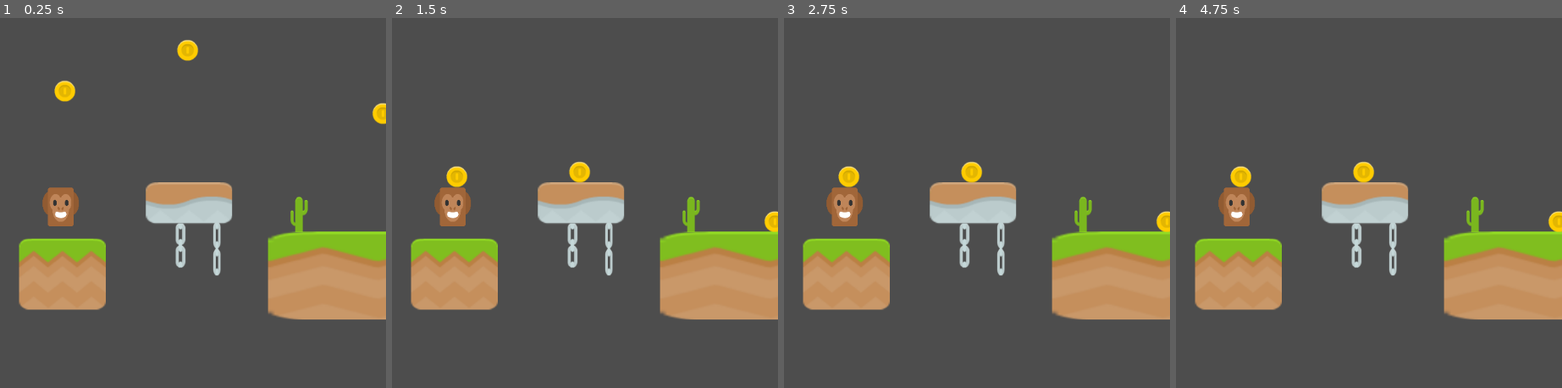
Above: before the commit, frames 1-4 (left to right).
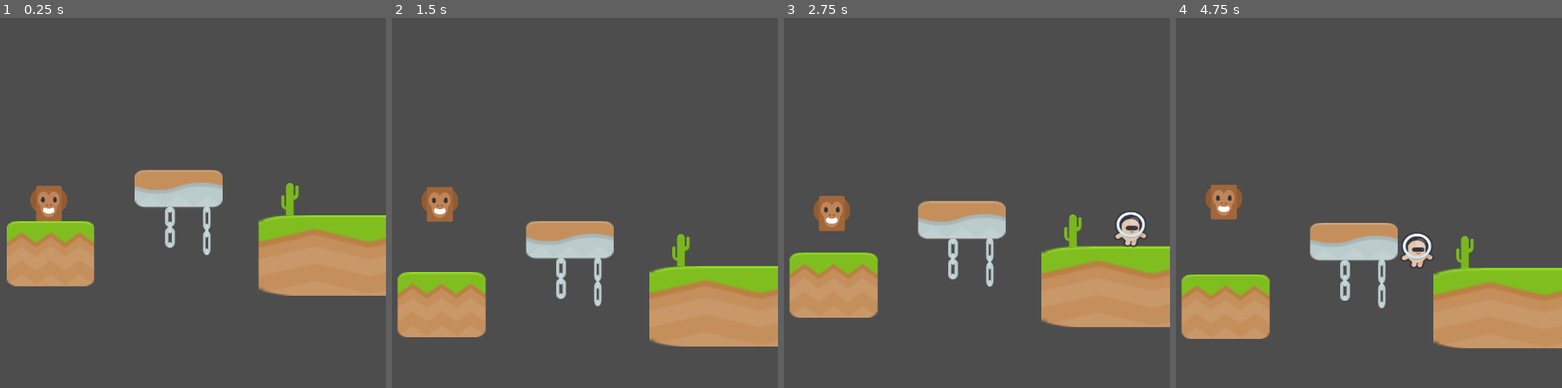
Above: after the commit, the same moments.

Repository: Sarasg05/Videojuego
Game: Godot game, scene res://niveles/nivel_1.tscn
Two runs of this game, one before a commit and one after it. Both use one fixed random seed, a clock stepped at 60 frames per second and the inputs below.
Inputs:
- Up to frame 1 (0.25 s): no input
- Up to frame 2 (1.5 s): tap Enter (ui_accept) at 0.5, 0.6 s; hold Right (ui_right) from 0.53 s (still down); tap Space (saltar, bound only after the commit) at 0.77, 0.8, 1.07, 1.35 s
- Up to frame 3 (2.75 s): tap Space (saltar, bound only after the commit) at 1.52, 1.82, 2.3 s; tap Enter (ui_accept) at 1.55, 2.1 s; release Right (ui_right) at 2.03 s; hold Left (ui_left) from 2.03 s (still down)
- Up to frame 4 (4.75 s): release Left (ui_left) at 2.78 s; hold Right (ui_right) 2.78-4.28 s; tap Enter (ui_accept) at 2.85, 4.35 s; tap Space (saltar, bound only after the commit) at 3.02, 3.32, 3.6, 3.77, 4.07, 4.52 s; hold Left (ui_left) from 4.28 s (still down)

The runs differ from the first frame. In frame 1, 16% of the frame differs, in the area x 1-100%, y 5-82%; in frame 2, 20%; in frame 3, 14%; in frame 4, 21%, in the area x 1-100%, y 38-90%.

Commit message:
Crear enemigo

Diff:
--- /dev/null
+++ b/videojuego/enemigo.gd
@@ -0,0 +1,60 @@
+class_name Enemigo
+extends CharacterBody2D
+
+# --- CONFIGURACIÓN ---
+const RUN := 90
+const GRAVEDAD := 98
+const SPEED := 190   # Velocidad cuando persigue al jugador
+const FOLLOW_DISTANCE := 220  # Distancia para empezar a perseguir
+
+var player: Node2D = null
+
+
+func _ready() -> void:
+	# Movimiento inicial
+	velocity.x = -RUN
+	$AnimatedSprite2D.play("run")
+
+	# Buscar jugador en grupo
+	var players = get_tree().get_nodes_in_group("player")
+	if players.size() > 0:
+		player = players[0]
+	else:
+		push_warning("No hay un nodo en el grupo 'player'")
+
+
+func _physics_process(delta: float) -> void:
+	# Aplicar gravedad siempre
+	velocity.y += GRAVEDAD * delta
+
+	# Rebotar en paredes (solo cuando NO persigue al jugador)
+	if is_on_wall() and not is_following_player():
+		velocity.x = -velocity.x
+
+	# Perseguir jugador si está cerca
+	if is_following_player():
+		follow_player()
+
+	# Ajustar dirección del sprite
+	$AnimatedSprite2D.flip_h = velocity.x > 0
+
+	# Mover
+	move_and_slide()
+
+
+# --- Lógica de persecución ---
+func is_following_player() -> bool:
+	if player == null:
+		return false
+
+	return global_position.distance_to(player.global_position) < FOLLOW_DISTANCE
+
+
+func follow_player() -> void:
+	var dir := (player.global_position - global_position).normalized()
+	velocity = dir * SPEED
+
+
+# --- Destruir enemigo ---
+func destroy() -> void:
+	queue_free()
--- /dev/null
+++ b/videojuego/enemigos/enemigo.tscn
@@ -0,0 +1,39 @@
+[gd_scene load_steps=6 format=3 uid="uid://6v2uyjip2fip"]
+
+[ext_resource type="Script" uid="uid://cgnq21mo147gi" path="res://enemigo.gd" id="1_bvf6m"]
+[ext_resource type="Texture2D" uid="uid://rn5xh83bp1c8" path="res://assests/enemies/character_beige_walk_a.png" id="2_dnjyr"]
+[ext_resource type="Texture2D" uid="uid://br65gpqg4ocjc" path="res://assests/enemies/character_beige_walk_b.png" id="3_dnjyr"]
+
+[sub_resource type="RectangleShape2D" id="RectangleShape2D_s4uwk"]
+size = Vector2(79, 90.5)
+
+[sub_resource type="SpriteFrames" id="SpriteFrames_s4uwk"]
+animations = [{
+"frames": [],
+"loop": true,
+"name": &"default",
+"speed": 5.0
+}, {
+"frames": [{
+"duration": 1.0,
+"texture": ExtResource("2_dnjyr")
+}, {
+"duration": 1.0,
+"texture": ExtResource("3_dnjyr")
+}],
+"loop": true,
+"name": &"run",
+"speed": 5.0
+}]
+
+[node name="Enemigo" type="CharacterBody2D"]
+script = ExtResource("1_bvf6m")
+
+[node name="CollisionShape2D" type="CollisionShape2D" parent="."]
+position = Vector2(13.5, 10.25)
+shape = SubResource("RectangleShape2D_s4uwk")
+
+[node name="AnimatedSprite2D" type="AnimatedSprite2D" parent="."]
+position = Vector2(13, -6)
+sprite_frames = SubResource("SpriteFrames_s4uwk")
+animation = &"run"
--- a/videojuego/niveles/camera_2d.gd
+++ b/videojuego/niveles/camera_2d.gd
@@ -1,11 +1,10 @@
 extends Camera2D
 
+@export var object_to_follow:Node2D
 
-# Called when the node enters the scene tree for the first time.
-func _ready() -> void:
-	pass # Replace with function body.
+func _process(delta):
+	if object_to_follow:
+		position = object_to_follow.position
 
-
-# Called every frame. 'delta' is the elapsed time since the previous frame.
-func _process(delta: float) -> void:
+func _physics_process(delta):
 	pass
--- a/videojuego/niveles/nivel_1.tscn
+++ b/videojuego/niveles/nivel_1.tscn
@@ -1,15 +1,16 @@
-[gd_scene load_steps=7 format=3 uid="uid://chvw8vn4al55"]
+[gd_scene load_steps=9 format=3 uid="uid://chvw8vn4al55"]
 
 [ext_resource type="PackedScene" uid="uid://bxdvqu3wfulch" path="res://suelo/suelohierba.tscn" id="1_eu3iu"]
 [ext_resource type="PackedScene" uid="uid://boo1jvnjd0k2p" path="res://suelo/plataforma.tscn" id="3_adjju"]
-[ext_resource type="PackedScene" uid="uid://iwighs33vqw0" path="res://enemigos/armas_enemigos/moneda.tscn" id="4_1oike"]
 [ext_resource type="PackedScene" uid="uid://cqjilcdwb3ju1" path="res://personaje/personaje.tscn" id="4_eu3iu"]
 [ext_resource type="Texture2D" uid="uid://u804qlookwth" path="res://assests/decoration/cactus.png" id="5_adjju"]
 [ext_resource type="Texture2D" uid="uid://cgcjfmktpftwy" path="res://assests/decoration/chain.png" id="6_1oike"]
+[ext_resource type="Script" uid="uid://4o8kl1gqytfs" path="res://personaje/personaje.gd" id="7_yi6tr"]
+[ext_resource type="Script" uid="uid://dhq7b77osgkn7" path="res://niveles/camera_2d.gd" id="8_uxua8"]
+[ext_resource type="PackedScene" uid="uid://6v2uyjip2fip" path="res://enemigos/enemigo.tscn" id="8_yi6tr"]
 
 [node name="Nivel1" type="Node2D"]
-position = Vector2(113, 477)
-scale = Vector2(0.1709979, 0.2547703)
+scale = Vector2(0.17295799, 0.2332043)
 
 [node name="decoracion" type="Node2D" parent="."]
 scale = Vector2(0.998652, 1)
@@ -44,17 +45,17 @@
 position = Vector2(3836, 514.99994)
 scale = Vector2(3.8076546, 1.2392768)
 
-[node name="moneda" parent="." instance=ExtResource("4_1oike")]
-position = Vector2(170, -836)
-
-[node name="moneda2" parent="." instance=ExtResource("4_1oike")]
-position = Vector2(1393, -1109)
-
-[node name="moneda3" parent="." instance=ExtResource("4_1oike")]
-position = Vector2(3338, -686)
-
 [node name="Personaje" parent="." instance=ExtResource("4_eu3iu")]
 position = Vector2(128.65656, 54.951477)
+script = ExtResource("7_yi6tr")
+speed = 250
 
-[node name="Camera2D" type="Camera2D" parent="Personaje"]
-position = Vector2(-128.65656, -54.951416)
+[node name="Enemigo" parent="." instance=ExtResource("8_yi6tr")]
+position = Vector2(4450.347, -478.86273)
+scale = Vector2(4.028061, 2.6460524)
+
+[node name="Camera2D" type="Camera2D" parent="." node_paths=PackedStringArray("object_to_follow")]
+position_smoothing_enabled = true
+position_smoothing_speed = 10.0
+script = ExtResource("8_uxua8")
+object_to_follow = NodePath("../Personaje")
--- a/videojuego/personaje/personaje.gd
+++ b/videojuego/personaje/personaje.gd
@@ -1,25 +1,24 @@
+class_name Personaje
 extends CharacterBody2D
 
+@export var speed = 200
+@export var jump_speed = 400
+@export var gravity = 800
 
-const SPEED = 300.0
-const JUMP_VELOCITY = -400.0
+func _physics_process(delta):
+	# Movimiento horizontal
+	var direction = Input.get_action_strength("derecha") - Input.get_action_strength("izquierda")
+	velocity.x = direction * speed
 
+	# Gravedad
+	if not is_on_floor():
+		velocity.y += gravity * delta
+	else:
+		velocity.y = 0  # Resetear al tocar el suelo
 
-func _physics_process(delta: float) -> void:
-	# Add the gravity.
-	if not is_on_floor():
-		velocity += get_gravity() * delta
+	# Saltar
+	if Input.is_action_just_pressed("saltar") and is_on_floor():
+		velocity.y = -jump_speed
 
-	# Handle jump.
-	if Input.is_action_just_pressed("ui_accept") and is_on_floor():
-		velocity.y = JUMP_VELOCITY
-
-	# Get the input direction and handle the movement/deceleration.
-	# As good practice, you should replace UI actions with custom gameplay actions.
-	var direction := Input.get_axis("ui_left", "ui_right")
-	if direction:
-		velocity.x = direction * SPEED
-	else:
-		velocity.x = move_toward(velocity.x, 0, SPEED)
-
+	# Mover
 	move_and_slide()
--- a/videojuego/project.godot
+++ b/videojuego/project.godot
@@ -13,3 +13,21 @@
 config/name="Videojuego"
 run/main_scene="uid://chvw8vn4al55"
 config/features=PackedStringArray("4.5", "Forward Plus")
+
+[input]
+
+derecha={
+"deadzone": 0.2,
+"events": [Object(InputEventKey,"resource_local_to_scene":false,"resource_name":"","device":0,"window_id":0,"alt_pressed":false,"shift_pressed":false,"ctrl_pressed":false,"meta_pressed":false,"pressed":false,"keycode":0,"physical_keycode":68,"key_label":0,"unicode":0,"location":0,"echo":false,"script":null)
+]
+}
+izquierda={
+"deadzone": 0.2,
+"events": [Object(InputEventKey,"resource_local_to_scene":false,"resource_name":"","device":0,"window_id":0,"alt_pressed":false,"shift_pressed":false,"ctrl_pressed":false,"meta_pressed":false,"pressed":false,"keycode":0,"physical_keycode":65,"key_label":0,"unicode":0,"location":0,"echo":false,"script":null)
+]
+}
+saltar={
+"deadzone": 0.2,
+"events": [Object(InputEventKey,"resource_local_to_scene":false,"resource_name":"","device":0,"window_id":0,"alt_pressed":false,"shift_pressed":false,"ctrl_pressed":false,"meta_pressed":false,"pressed":false,"keycode":0,"physical_keycode":32,"key_label":0,"unicode":0,"location":0,"echo":false,"script":null)
+]
+}
Binary file added: videojuego/assests/decoration/flag_green_a.png
Not shown, added: videojuego/assests/decoration/flag_green_a.png.import
Binary file added: videojuego/assests/enemies/character_beige_walk_a.png
Not shown, added: videojuego/assests/enemies/character_beige_walk_a.png.import
Binary file added: videojuego/assests/enemies/character_beige_walk_b.png
Not shown, added: videojuego/assests/enemies/character_beige_walk_b.png.import
Not shown, added: videojuego/enemigo.gd.uid
